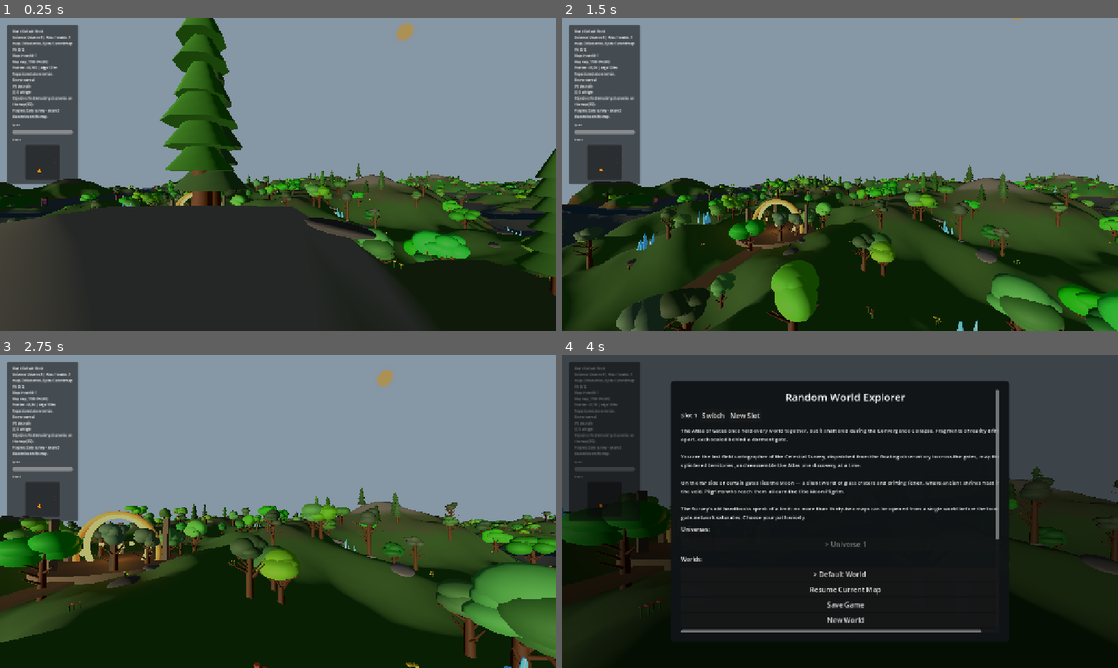
Above: before the commit, frames 1-4 (two rows, left to right).
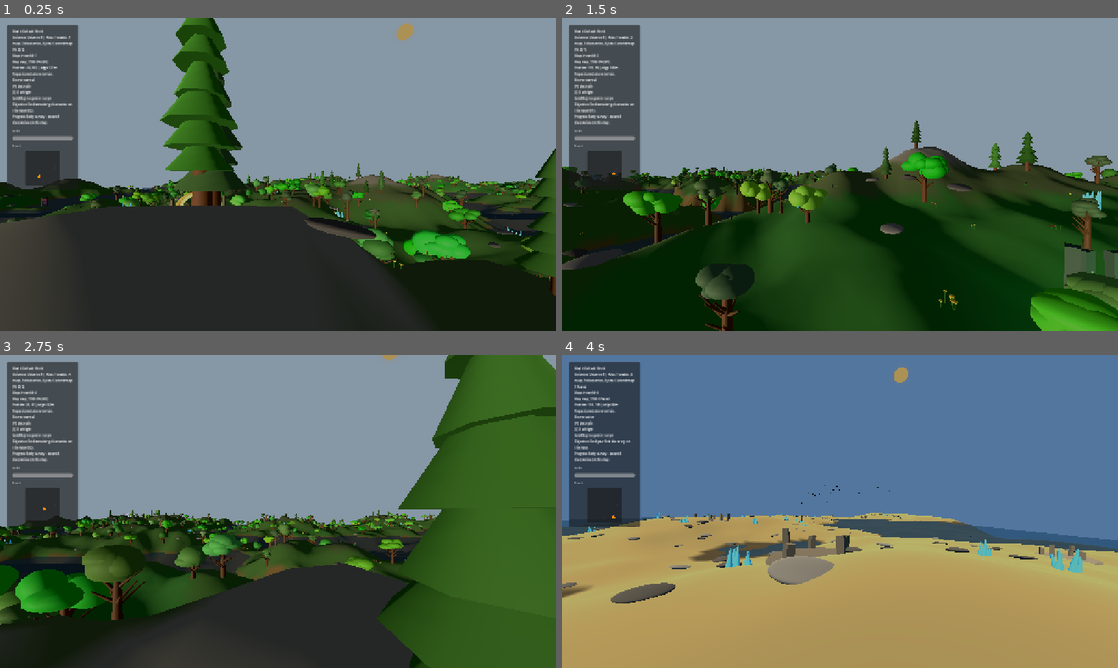
Above: after the commit, the same moments.

Repository: emkey1/Gatewalk
Game: Godot game, scene res://scenes/main.tscn
The game is run twice, just before and just after one commit, with the same random seed, the same clock (stepped at 60 frames per second) and the same inputs.
Inputs (mouse positions are in pixels of both pictures, inside the frame that each line leads up to):
- Up to frame 1 (0.25 s): no input
- Up to frame 2 (1.5 s): tap Enter at 0.5 s; move the mouse to (867, 174) at 0.52 s; hold E 0.53-1.28 s; hold W (move_forward) from 0.53 s (still down); tap Space (jump) at 0.77 s; move the mouse to (812, 174) at 1.27 s; tap Shift (sprint) at 1.35 s
- Up to frame 3 (2.75 s): keep holding W (move_forward); tap Space (jump) at 1.52 s; tap E at 1.55 s; move the mouse to (289, 505) at 2.02 s; hold E from 2.03 s (still down)
- Up to frame 4 (4 s): move the mouse to (834, 517) at 2.77 s; release E at 2.78 s; tap M at 2.85 s; tap Space (jump) at 3.02, 3.77 s; tap E at 3.05 s; move the mouse to (1006, 558) at 3.52 s; release W (move_forward) at 3.53 s; hold A (move_left) from 3.53 s (still down); hold E from 3.53 s (still down); tap G at 3.6 s

The runs differ from the first frame. In frame 1, 0.9% of the frame differs, in the area x 1-14%, y 24-55%; in frame 2, 38%; in frame 3, 50%; in frame 4, 100%, in the area x 0-100%, y 0-100%.

Commit message:
Unify gate transitions and stabilize post-load gate activation

Diff:
--- a/scripts/Main.gd
+++ b/scripts/Main.gd
@@ -79,6 +79,8 @@
 var _gate_use_was_pressed: bool = false
 var _gate_trigger_enable_time_msec: int = 0
 var _gate_auto_retry_time_msec: int = 0
+var _gate_auto_cooldown_until_msec: int = 0
+var _gate_debug_line: String = ""
 var _gate_room_slot_active: Dictionary = {}
 var _gate_room_return_active: bool = false
 var _gate_room_slot_in_range: int = -1
@@ -195,65 +197,125 @@
 
 
 func _physics_process(_delta: float) -> void:
-	_poll_gate_overlap_fallback()
-	_poll_gate_proximity_fallback()
+	_poll_primary_gate_activation()
 	_poll_gate_room_slot_fallback()
 	_poll_gate_room_return_fallback()
 
 
-func _poll_gate_overlap_fallback() -> void:
+func _poll_primary_gate_activation() -> void:
 	if _gate_transition_in_progress:
-		return
-	if Time.get_ticks_msec() < _gate_trigger_enable_time_msec:
-		return
-	if _is_current_map_gate_room() or _is_current_map_map_nexus():
-		return
-	if generated_root == null:
-		return
-	var gate_root: Node = generated_root.get_node_or_null("Gates")
-	if gate_root == null:
-		return
-	var player: CharacterBody3D = _get_player()
-	if player == null:
-		return
-	for child in gate_root.get_children():
-		var area: Area3D = child as Area3D
-		if area == null:
-			continue
-		if not str(area.name).begins_with("GateArea_"):
-			continue
-		var gate_index: int = int(str(area.name).trim_prefix("GateArea_"))
-		var overlaps: bool = area.overlaps_body(player)
-		var was_active: bool = bool(_gate_overlap_active.get(gate_index, false))
-		if overlaps and not was_active:
-			_gate_overlap_active[gate_index] = true
-			_on_gate_body_entered(player, gate_index)
-		elif not overlaps and was_active:
-			_gate_overlap_active.erase(gate_index)
-
-
-func _poll_gate_proximity_fallback() -> void:
-	if _gate_transition_in_progress:
+		_gate_debug_line = "GateDbg: locked transition"
 		return
 	if _is_current_map_gate_room() or _is_current_map_map_nexus():
 		_last_gate_index_in_range = -1
+		_gate_debug_line = "GateDbg: hub map"
 		return
 	if generated_root == null:
 		_last_gate_index_in_range = -1
+		_gate_debug_line = "GateDbg: no generated root"
 		return
 	var gate_root: Node = generated_root.get_node_or_null("Gates")
-	if gate_root == null:
-		_last_gate_index_in_range = -1
-		return
 	var player: CharacterBody3D = _get_player()
 	if player == null:
 		_last_gate_index_in_range = -1
+		_gate_debug_line = "GateDbg: no player"
 		return
 	var proximity_radius: float = 6.0
+	var activation_radius: float = 2.8
 	_last_gate_index_in_range = -1
 	var best_dist: float = INF
 	var now_msec: int = Time.get_ticks_msec()
-	var can_auto_trigger: bool = now_msec >= _gate_trigger_enable_time_msec and now_msec >= _gate_auto_retry_time_msec
+	var can_auto_trigger: bool = now_msec >= _gate_trigger_enable_time_msec and now_msec >= _gate_auto_cooldown_until_msec
+	if gate_root != null:
+		for child in gate_root.get_children():
+			var gate_node: Node3D = child as Node3D
+			if gate_node == null:
+				continue
+			var gate_name: String = str(gate_node.name)
+			if not gate_name.begins_with("Gate_"):
+				continue
+			var gate_index: int = int(gate_name.trim_prefix("Gate_"))
+			var delta: Vector3 = gate_node.global_position - player.global_position
+			var dist: float = Vector2(delta.x, delta.z).length()
+			if dist <= proximity_radius and dist < best_dist:
+				best_dist = dist
+				_last_gate_index_in_range = gate_index
+	else:
+		_last_gate_index_in_range = _edge_gate_index_if_near(player.global_position)
+		if _last_gate_index_in_range >= 0:
+			best_dist = 2.0
+	if can_auto_trigger and _last_gate_index_in_range >= 0 and best_dist <= activation_radius:
+		_gate_auto_cooldown_until_msec = now_msec + 850
+		_gate_debug_line = "GateDbg: fire g" + str(_last_gate_index_in_range + 1) + " d=" + str(snapped(best_dist, 0.01))
+		_force_gate_transition(_last_gate_index_in_range, player)
+		return
+	var cd_left: int = max(_gate_auto_cooldown_until_msec - now_msec, 0)
+	var warmup_left: int = max(_gate_trigger_enable_time_msec - now_msec, 0)
+	if _last_gate_index_in_range < 0:
+		_gate_debug_line = "GateDbg: no gate in range"
+	else:
+		_gate_debug_line = "GateDbg: g" + str(_last_gate_index_in_range + 1) + " d=" + str(snapped(best_dist, 0.01)) + " warm=" + str(warmup_left) + " cd=" + str(cd_left)
+
+
+func _edge_gate_index_if_near(pos: Vector3) -> int:
+	var half: float = _world_half_size()
+	var trigger_band: float = half * 0.62
+	if max(abs(pos.x), abs(pos.z)) < trigger_band:
+		return -1
+	return _inferred_gate_index_from_position(pos)
+
+
+func _poll_gate_use_input() -> void:
+	if _is_current_map_gate_room() or _is_current_map_map_nexus():
+		return
+	var use_pressed: bool = Input.is_key_pressed(KEY_E)
+	var just_pressed: bool = use_pressed and not _gate_use_was_pressed
+	_gate_use_was_pressed = use_pressed
+	if not just_pressed:
+		return
+	if _gate_transition_in_progress:
+		return
+	if _is_current_map_gate_room() or _is_current_map_map_nexus():
+		return
+	var player: CharacterBody3D = _get_player()
+	if player == null:
+		return
+	var gate_index: int = _nearest_gate_index(player, 7.5)
+	if gate_index < 0:
+		last_discovery_text = "No gate in range."
+		_gate_debug_line = "GateDbg: E no gate"
+		return
+	last_discovery_text = "Attempting gate " + str(gate_index + 1) + "..."
+	_gate_debug_line = "GateDbg: E fire g" + str(gate_index + 1)
+	_on_gate_body_entered(player, gate_index)
+
+
+func _nearest_gate_index(player: CharacterBody3D, max_radius: float) -> int:
+	if player == null or generated_root == null:
+		return -1
+	var gate_root: Node = generated_root.get_node_or_null("Gates")
+	if gate_root == null:
+		var all_gate_nodes: Array = generated_root.find_children("Gate_*", "Node3D", true, false)
+		var best_gate_global: int = -1
+		var best_dist_global: float = max_radius
+		for raw_node in all_gate_nodes:
+			var gate_node_global: Node3D = raw_node as Node3D
+			if gate_node_global == null:
+				continue
+			var gate_name_global: String = str(gate_node_global.name)
+			if not gate_name_global.begins_with("Gate_"):
+				continue
+			var gate_index_global: int = int(gate_name_global.trim_prefix("Gate_"))
+			var dg: float = Vector2(
+				gate_node_global.global_position.x - player.global_position.x,
+				gate_node_global.global_position.z - player.global_position.z
+			).length()
+			if dg <= best_dist_global:
+				best_dist_global = dg
+				best_gate_global = gate_index_global
+		return best_gate_global
+	var best_gate: int = -1
+	var best_dist: float = max_radius
 	for child in gate_root.get_children():
 		var gate_node: Node3D = child as Node3D
 		if gate_node == null:
@@ -262,36 +324,83 @@
 		if not gate_name.begins_with("Gate_"):
 			continue
 		var gate_index: int = int(gate_name.trim_prefix("Gate_"))
-		var delta: Vector3 = gate_node.global_position - player.global_position
-		var dist: float = Vector2(delta.x, delta.z).length()
-		if dist <= proximity_radius and dist < best_dist:
-			best_dist = dist
-			_last_gate_index_in_range = gate_index
-	if can_auto_trigger and _last_gate_index_in_range >= 0 and best_dist <= 2.8:
-		_gate_auto_retry_time_msec = now_msec + 850
-		_on_gate_body_entered(player, _last_gate_index_in_range)
-
-
-func _poll_gate_use_input() -> void:
+		var d: float = Vector2(
+			gate_node.global_position.x - player.global_position.x,
+			gate_node.global_position.z - player.global_position.z
+		).length()
+		if d <= best_dist:
+			best_dist = d
+			best_gate = gate_index
+	return best_gate
+
+
+func _try_activate_nearest_gate_from_input() -> void:
 	if _is_current_map_gate_room() or _is_current_map_map_nexus():
 		return
-	var use_pressed: bool = Input.is_key_pressed(KEY_E)
-	var just_pressed: bool = use_pressed and not _gate_use_was_pressed
-	_gate_use_was_pressed = use_pressed
-	if not just_pressed:
-		return
 	if _gate_transition_in_progress:
-		return
-	if _is_current_map_gate_room() or _is_current_map_map_nexus():
-		return
-	if _last_gate_index_in_range < 0:
-		last_discovery_text = "No gate in range."
+		last_discovery_text = "Gate busy."
+		_gate_debug_line = "GateDbg: input lock"
 		return
 	var player: CharacterBody3D = _get_player()
-	if player == null:
-		return
-	last_discovery_text = "Attempting gate " + str(_last_gate_index_in_range + 1) + "..."
-	_on_gate_body_entered(player, _last_gate_index_in_range)
+	var gate_index: int = _nearest_gate_index(player, 9.0) if player != null else -1
+	if gate_index < 0:
+		var fallback_pos: Vector3 = player.global_position if player != null else Vector3.ZERO
+		gate_index = _inferred_gate_index_from_position(fallback_pos)
+		_gate_debug_line = "GateDbg: input inferred g" + str(gate_index + 1)
+		last_discovery_text = "Gate node not detected; inferring gate " + str(gate_index + 1) + "."
+	_force_gate_transition(gate_index, player)
+
+
+func _inferred_gate_index_from_position(pos: Vector3) -> int:
+	# Fallback when gate scene nodes are missing or not discoverable:
+	# infer gate by dominant axis from player location.
+	if abs(pos.x) >= abs(pos.z):
+		return 0 if pos.x >= 0.0 else 1
+	return 2 if pos.z >= 0.0 else 3
+
+
+func _force_gate_transition(gate_index: int, player: CharacterBody3D = null) -> void:
+	if current_world_id == "" or current_map_id == "":
+		last_discovery_text = "Gate failed: missing world/map state."
+		_gate_debug_line = "GateDbg: force missing ids"
+		return
+	_gate_transition_in_progress = true
+	var worlds: Dictionary = _get_worlds()
+	var world: Dictionary = worlds.get(current_world_id, {})
+	var gate_result: Dictionary = GateTravelService.resolve_gate_transition(
+		world_seed,
+		current_map_id,
+		gate_index,
+		world,
+		Callable(self, "_new_id"),
+		WATER_ROUTE_CHANCE
+	)
+	if not bool(gate_result.get("ok", false)):
+		var gate_error: String = str(gate_result.get("error", "unknown"))
+		last_discovery_text = "Gate force failed: " + gate_error
+		_gate_debug_line = "GateDbg: force err " + gate_error
+		_gate_transition_in_progress = false
+		return
+	if bool(gate_result.get("inert", false)):
+		last_discovery_text = "Gate inert."
+		_gate_debug_line = "GateDbg: force inert"
+		_gate_transition_in_progress = false
+		return
+	if bool(gate_result.get("changed", false)):
+		var merged_worlds: Dictionary = GateTravelService.with_updated_world(worlds, current_world_id, gate_result.get("world", world))
+		_set_worlds(merged_worlds)
+		_save_world_data()
+	var target_map_id: String = str(gate_result.get("target_map_id", ""))
+	if target_map_id == "":
+		last_discovery_text = "Gate force failed: empty target."
+		_gate_debug_line = "GateDbg: force empty"
+		_gate_transition_in_progress = false
+		return
+	if player != null and discovery_tracker != null:
+		discovery_tracker.record_discovery("gate_" + str(gate_index), str(gate_index + 1), "gate", Vector3(player.global_position.x, 0.0, player.global_position.z))
+	last_discovery_text = "Activate gate " + str(gate_index + 1) + "."
+	_gate_debug_line = "GateDbg: force pass g" + str(gate_index + 1) + " -> " + _short_id(target_map_id)
+	call_deferred("_deferred_load_gate_target", current_world_id, target_map_id)
 
 
 func _poll_hub_use_input() -> void:
@@ -471,6 +580,9 @@
 
 		if event.keycode == KEY_F5:
 			_explicit_save_world_data()
+
+		if event.keycode == KEY_E:
+			_try_activate_nearest_gate_from_input()
 
 
 func _slot_path(slot: int) -> String:
@@ -2020,6 +2132,10 @@
 			warning_text = "Edge barrier nearby"
 		stamina = float(player.get("sprint_stamina")) if player.get("sprint_stamina") != null else -1.0
 		breath = float(player.get("breath")) if player.get("breath") != null else -1.0
+	if not _is_current_map_gate_room() and not _is_current_map_map_nexus() and _gate_debug_line != "":
+		if warning_text != "":
+			warning_text += " | "
+		warning_text += _gate_debug_line
 
 	var flashlight_text: String = ""
 	if player != null and player.get("flashlight_on") != null:
@@ -2247,6 +2363,7 @@
 	_gate_use_was_pressed = Input.is_key_pressed(KEY_E)
 	_gate_trigger_enable_time_msec = Time.get_ticks_msec() + 300
 	_gate_auto_retry_time_msec = _gate_trigger_enable_time_msec
+	_gate_auto_cooldown_until_msec = _gate_trigger_enable_time_msec
 	_close_menu()
 	current_world_id = world_id
 	current_map_id = map_id
@@ -3030,62 +3147,18 @@
 
 func _on_gate_body_entered(body: Node3D, gate_index: int) -> void:
 	if body.name != "Player" or current_world_id == "" or current_map_id == "":
+		_gate_debug_line = "GateDbg: ignored body/world/map"
 		return
 	if _gate_transition_in_progress:
+		_gate_debug_line = "GateDbg: ignored lock"
 		return
 	if discovery_tracker == null:
+		_gate_debug_line = "GateDbg: no tracker"
 		return
 	if _is_current_map_gate_room() or _is_current_map_map_nexus():
-		return
-	_gate_transition_in_progress = true
-
-	var worlds: Dictionary = _get_worlds()
-	var world: Dictionary = worlds.get(current_world_id, {})
-	last_discovery_text = "Gate " + str(gate_index + 1) + ": initializing..."
-	var gate_result: Dictionary = GateTravelService.resolve_gate_transition(
-		world_seed,
-		current_map_id,
-		gate_index,
-		world,
-		Callable(self, "_new_id"),
-		WATER_ROUTE_CHANCE
-	)
-	if not bool(gate_result.get("ok", false)):
-		var gate_error: String = str(gate_result.get("error", "unknown"))
-		last_discovery_text = "Gate " + str(gate_index + 1) + " failed: " + gate_error
-		push_error("Gate travel resolution failed for map " + current_map_id + ": " + gate_error)
-		_gate_transition_in_progress = false
-		return
-	if bool(gate_result.get("inert", false)):
-		last_discovery_text = "Gate " + str(gate_index + 1) + " inert — saturation reached in this world."
-		_gate_transition_in_progress = false
-		return
-	if bool(gate_result.get("changed", false)):
-		var merged_worlds: Dictionary = GateTravelService.with_updated_world(worlds, current_world_id, gate_result.get("world", world))
-		_set_worlds(merged_worlds)
-		_save_world_data()
-	if bool(gate_result.get("is_water_route", false)):
-		discovery_tracker.award_achievement("island_hopper")
-
-	var target_map_id: String = str(gate_result.get("target_map_id", ""))
-	if target_map_id == "":
-		last_discovery_text = "Gate " + str(gate_index + 1) + " failed: empty target."
-		push_error("Gate travel resolution produced empty target map id.")
-		_gate_transition_in_progress = false
-		return
-	if target_map_id == current_map_id:
-		last_discovery_text = "Gate " + str(gate_index + 1) + " failed: loop target."
-		push_error("Gate travel resolved to current map id unexpectedly.")
-		_gate_transition_in_progress = false
-		return
-
-	last_discovery_text = "Passing through gate " + str(gate_index + 1) + "..."
-	if discovery_tracker != null:
-		var gx: float = body.global_position.x
-		var gz: float = body.global_position.z
-		discovery_tracker.record_discovery("gate_" + str(gate_index), str(gate_index + 1), "gate", Vector3(gx, 0.0, gz))
-	var target_world_id: String = current_world_id
-	call_deferred("_deferred_load_gate_target", target_world_id, target_map_id)
+		_gate_debug_line = "GateDbg: ignored hub"
+		return
+	_force_gate_transition(gate_index, body as CharacterBody3D)
 
 
 func _deferred_load_gate_target(target_world_id: String, target_map_id: String) -> void:
--- a/scripts/core/GateTravelService.gd
+++ b/scripts/core/GateTravelService.gd
@@ -183,7 +183,7 @@
 static func resolve_nexus_slot(
 	world_seed: int,
 	current_world_id: String,
-	current_map_id: String,
+	_current_map_id: String,
 	slot_index: int,
 	current_map_record: Dictionary,
 	universe_worlds: Dictionary
